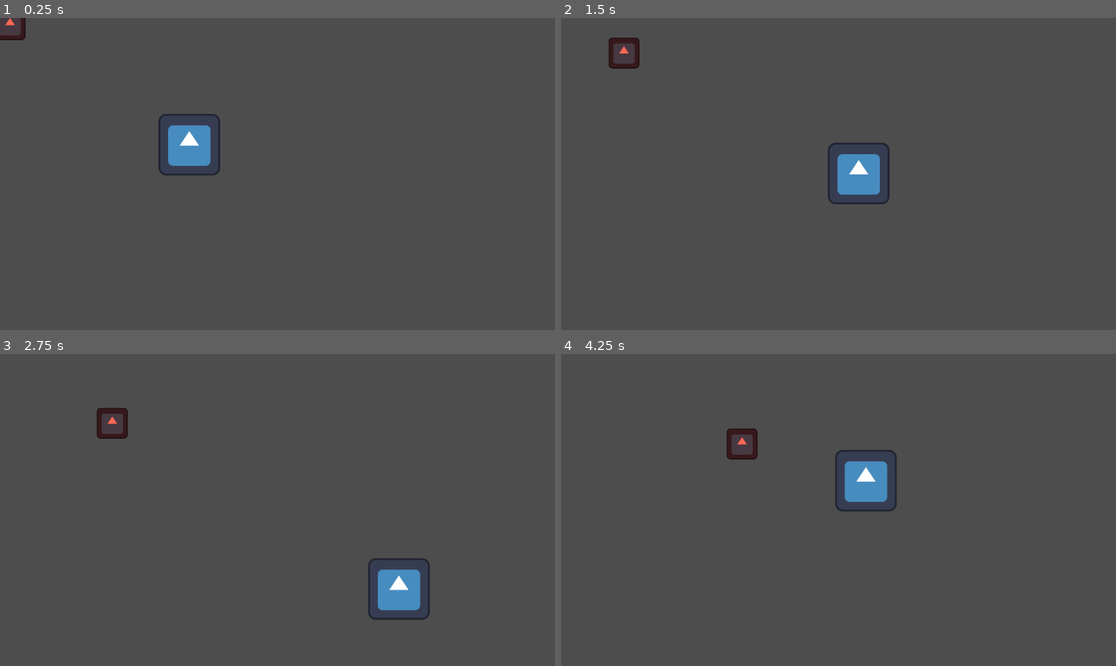
Above: before the commit, frames 1-4 (two rows, left to right).
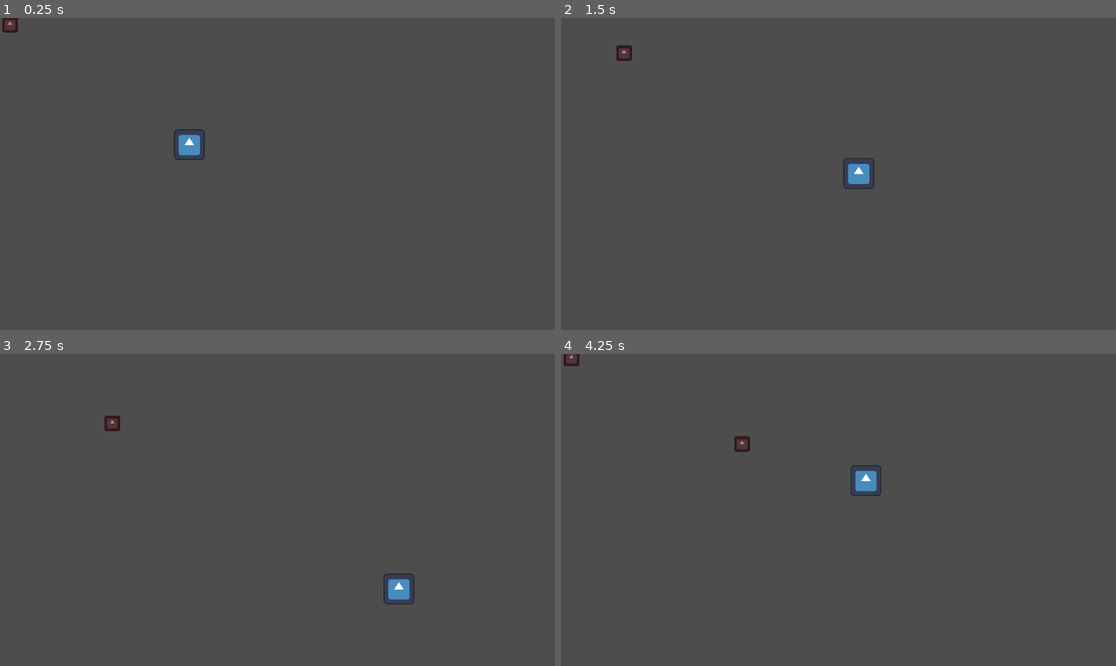
Above: after the commit, the same moments.

Repository: quellus/godot-tutorials
Game: Godot game, scene res://main.tscn
Same seed, same stepped clock (60 frames per second), same inputs: the game is played once before the commit and once after it. The engine's default icon, where the game draws it, is replaced by a stand-in: a white triangle on a blue panel in a dark square.
Inputs:
- Up to frame 1 (0.25 s): no input
- Up to frame 2 (1.5 s): hold Right (ui_right) 0.53-1.28 s; hold Down (ui_down) from 1.28 s (still down)
- Up to frame 3 (2.75 s): release Down (ui_down) at 2.03 s; hold Right (ui_right) from 2.03 s (still down)
- Up to frame 4 (4.25 s): release Right (ui_right) at 2.78 s; hold Up (ui_up) 2.78-3.53 s; hold Left (ui_left) from 3.53 s (still down)

The runs differ from the first frame. In frame 1, 1.3% of the frame differs, in the area x 0-40%, y 0-51%; in frame 2, 1.5%; in frame 3, 1.5%; in frame 4, 1.6%, in the area x 0-61%, y 0-51%.

Commit message:
Add enemy spawning and quit game on death

Diff:
--- a/enemy avoider/Enemy.tscn
+++ b/enemy avoider/Enemy.tscn
@@ -7,7 +7,7 @@
 size = Vector2(125, 125)
 
 [node name="Enemy" type="CharacterBody2D"]
-scale = Vector2(0.5, 0.5)
+scale = Vector2(0.25, 0.25)
 motion_mode = 1
 script = ExtResource("1_p1437")
 
--- a/enemy avoider/Player.gd
+++ b/enemy avoider/Player.gd
@@ -11,3 +11,7 @@
 		velocity.y = move_toward(velocity.y, 0, SPEED)
 
 	move_and_slide()
+
+
+func _on_area_2d_body_entered(body):
+	get_tree().quit()
--- /dev/null
+++ b/enemy avoider/main.gd
@@ -0,0 +1,10 @@
+extends Node2D
+
+var enemy = preload("res://Enemy.tscn")
+
+
+
+
+func _on_enemy_spawn_timer_timeout():
+	var enemy_instance = enemy.instantiate()
+	add_child(enemy_instance)
--- a/enemy avoider/main.tscn
+++ b/enemy avoider/main.tscn
@@ -1,5 +1,6 @@
-[gd_scene load_steps=5 format=3 uid="uid://c5oeeag47qkhc"]
+[gd_scene load_steps=7 format=3 uid="uid://c5oeeag47qkhc"]
 
+[ext_resource type="Script" path="res://main.gd" id="1_erbv8"]
 [ext_resource type="Script" path="res://Player.gd" id="1_vd3oa"]
 [ext_resource type="Texture2D" uid="uid://bq7f4ccbyabmk" path="res://icon.svg" id="2_st8cs"]
 [ext_resource type="PackedScene" uid="uid://bv53mlaco0t6i" path="res://Enemy.tscn" id="3_py4l7"]
@@ -7,11 +8,16 @@
 [sub_resource type="RectangleShape2D" id="RectangleShape2D_f7oks"]
 size = Vector2(126, 124)
 
+[sub_resource type="RectangleShape2D" id="RectangleShape2D_c3r3s"]
+size = Vector2(132, 128)
+
 [node name="Node2D" type="Node2D"]
+script = ExtResource("1_erbv8")
 
 [node name="Player" type="CharacterBody2D" parent="."]
 unique_name_in_owner = true
 position = Vector2(393, 263)
+scale = Vector2(0.5, 0.5)
 motion_mode = 1
 script = ExtResource("1_vd3oa")
 
@@ -21,4 +27,19 @@
 [node name="CollisionShape2D" type="CollisionShape2D" parent="Player"]
 shape = SubResource("RectangleShape2D_f7oks")
 
+[node name="Area2D" type="Area2D" parent="Player"]
+collision_layer = 2
+collision_mask = 2
+
+[node name="CollisionShape2D" type="CollisionShape2D" parent="Player/Area2D"]
+shape = SubResource("RectangleShape2D_c3r3s")
+
 [node name="Enemy" parent="." instance=ExtResource("3_py4l7")]
+collision_layer = 3
+
+[node name="EnemySpawnTimer" type="Timer" parent="."]
+wait_time = 4.0
+autostart = true
+
+[connection signal="body_entered" from="Player/Area2D" to="Player" method="_on_area_2d_body_entered"]
+[connection signal="timeout" from="EnemySpawnTimer" to="." method="_on_enemy_spawn_timer_timeout"]
Not shown, changed: enemy avoider/README.md
